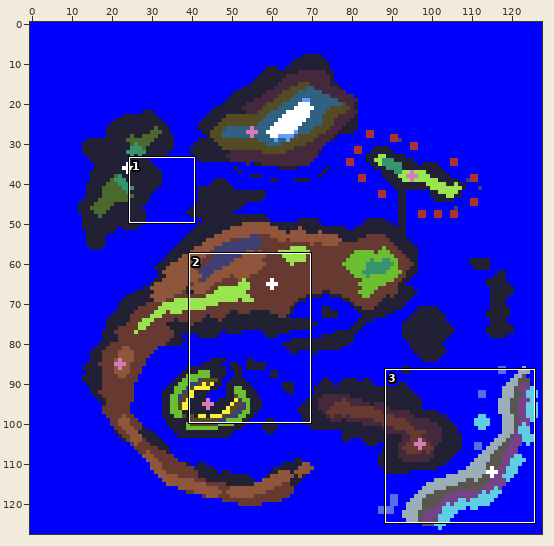
File history of a pixel-art file, terrain.aseprite. Above, an overview of the earlier version with the close-up marked.
Close-up. First the earlier version:
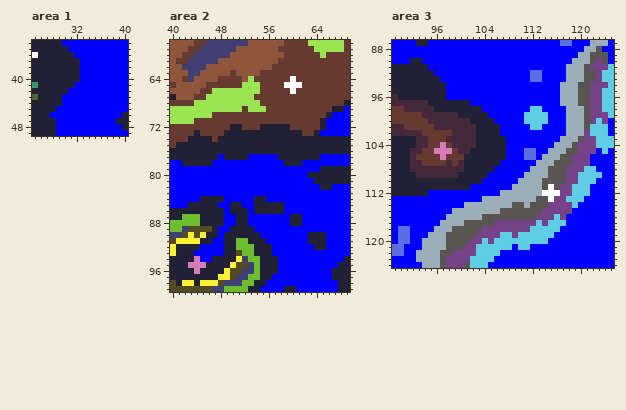
128x128 pixels, 1 frame. Shown: area 1: x 25..40, y 34..49; area 2: x 40..69, y 58..99; area 3: x 89..125, y 87..124. The commit also changed other parts of the picture, which this record leaves out.
After the commit:
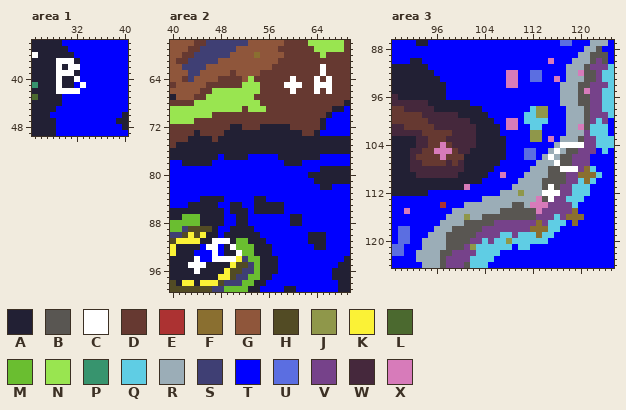
Palette (. is transparent): A #222034  B #595652  C #ffffff  D #663931  E #ac3232  F #8a6f30  G #8f563b  H #524b24  J #8f974a  K #fbf236  L #4b692f  M #6abe30  N #99e550  P #37946e  Q #5fcde4  R #9badb7  S #3f3f74  T #0000ff  U #5b6ee1  V #76428a  W #45283c  X #d77bba
Edits made:
Area 1, layer "cities and pads":
Colour A gives way to colour C in row 37 at x 29 to 31; in row 38 at x 29 and 31 to 32; in row 39 at x 29 to 31; in row 40 at x 29 and 32; in row 41 at x 29; in row 42 at x 29 to 30.
Colour T gives way to colour C in row 41 at x 33; in row 42 at x 31 to 32.
Area 2, layer "cities and pads":
Colour A gives way to colour C in row 91 at x 49; in row 92 at x 50; in row 94 at x 47 to 50.
Colour D gives way to colour C in rows 62 to 63 at x 65; in row 64 at x 64 and 66; in row 65 at x 64 to 66; in row 66 at x 64 and 66.
Colour H gives way to colour C in row 93 at x 51.
Colour T gives way to colour C in row 91 at x 47 to 48; in row 92 at x 46 to 47; in row 93 at x 47.
Colour X gives way to colour C in row 94 at x 44; in row 95 at x 43 to 45; in row 96 at x 44.
Colour G gives way to colour F in row 60 at x 54.
Area 3, layers "cities and pads", "Layer 1":
Colour B gives way to colour C in row 104 at x 119; in row 107 at x 116; in row 108 at x 117.
Colour R gives way to colour C in row 104 at x 117 to 118; in row 105 at x 116; in row 106 at x 115.
Colour V gives way to colour C in row 104 at x 120; in row 108 at x 118 to 119.
Colour T gives way to colour E in row 114 at x 97.
Colour Q gives way to colour F in row 108 at x 121; in row 109 at x 120 to 122; in row 110 at x 121; in row 117 at x 113; in row 118 at x 112 to 114; in row 119 at x 113.
Colour T gives way to colour F in row 115 at x 119; in row 116 at x 118 to 120; in row 117 at x 119.
Colour Q gives way to colour J in row 98 at x 113; in row 99 at x 113 to 114; in row 120 at x 108.
Colour R gives way to colour J in row 112 at x 110; in row 116 at x 101.
Colour T gives way to colour J in row 98 at x 114; in rows 102 to 103 at x 112 to 113.
Colour V gives way to colour J in row 121 at x 102.
Colour A gives way to colour X in row 111 at x 101.
Colour B gives way to colour X in row 95 at x 121; in row 113 at x 113; in row 114 at x 112 to 114; in row 115 at x 113.
Colour R gives way to colour X in row 92 at x 120; in row 101 at x 120.
Colour T gives way to colour X in row 90 at x 115; in row 92 at x 108 to 109; in row 93 at x 108 to 109 and 116; in row 94 at x 108 to 109; in rows 100 to 101 at x 108 to 109; in row 103 at x 115.
Colour T gives way to colour X in row 109 at x 107; in row 115 at x 91.
